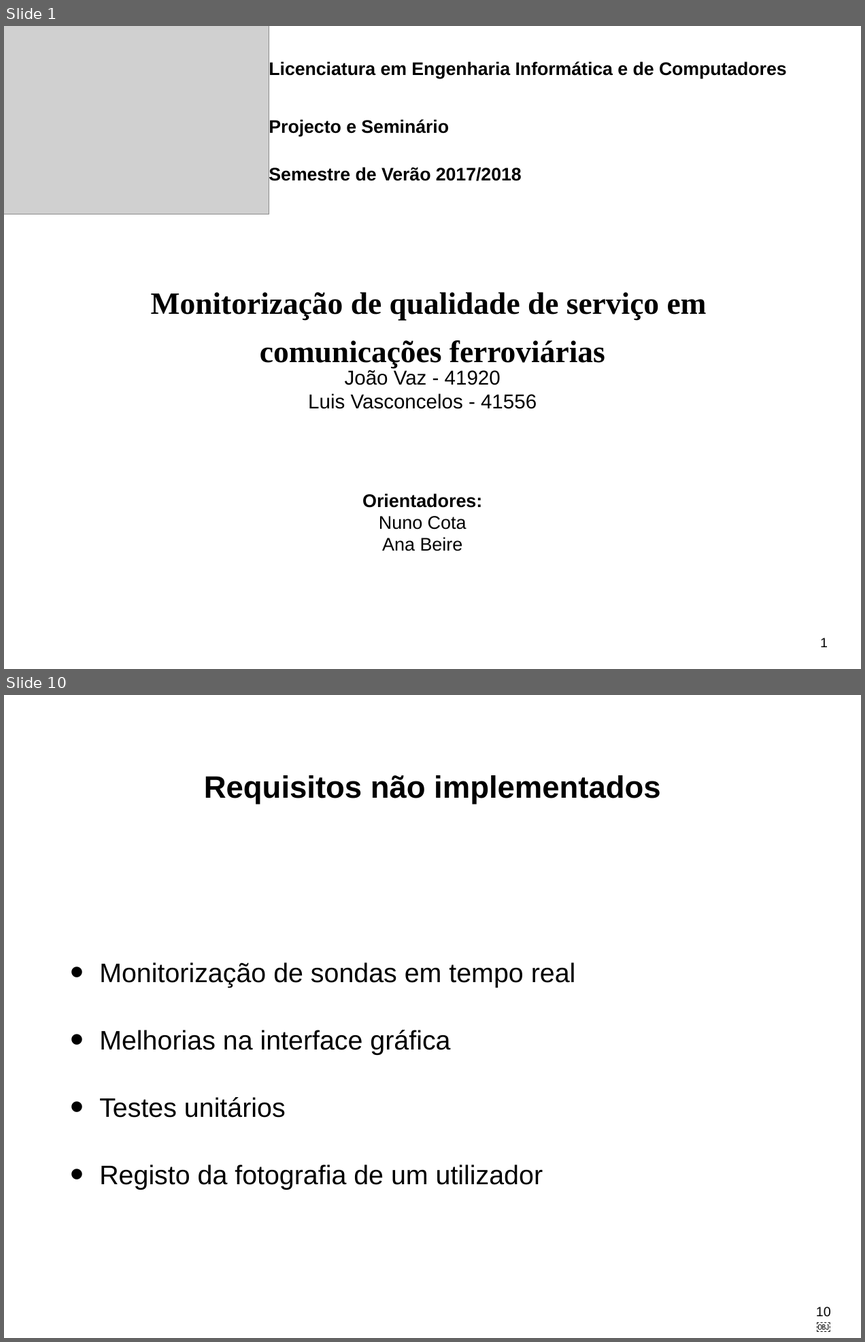
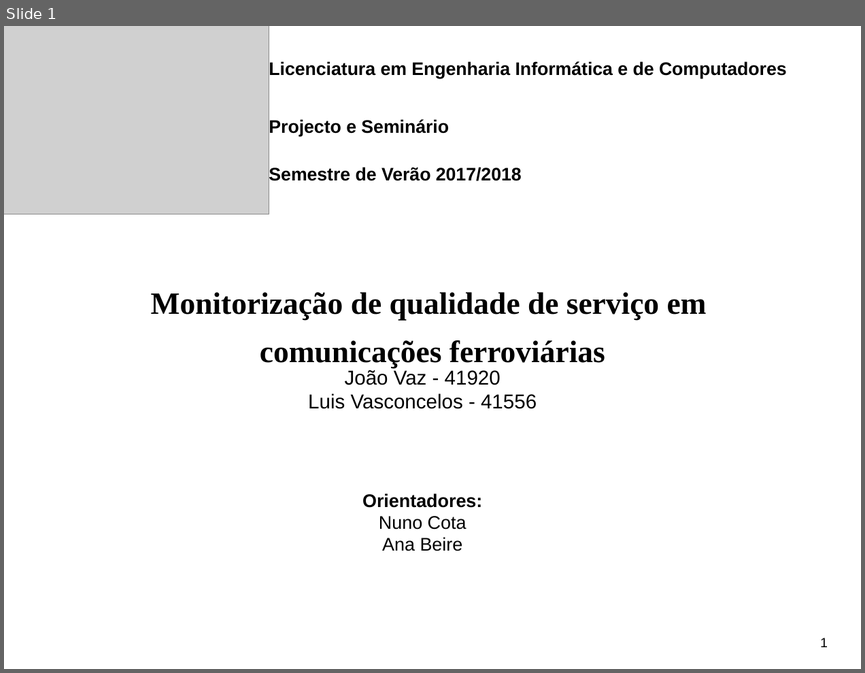
Before and after one commit to LikaV1996/ProjectoFinaldeCurso, a slide deck: AppFinalDeProjecto.pptx. Shown one above the other, each under a label of ours: slides 1 and 10 before the commit, slide 1 after it; the slides between them are not shown. The pictures are 865x1342 and 865x673 pixels, drawn with LibreOffice and Linux fonts; fonts in the diff are those of the drawing; grey boxes stand for pictures. Boxes give left, top, right and bottom in pixels: in the first picture for what was removed or moved away, otherwise in the second. Text is boxed around its words. In the diff, an @@ line names an element or a change of style, - is before the commit and + after.

```diff
--- a/AppFinalDeProjecto.pptx
+++ b/AppFinalDeProjecto.pptx
@@ slide 10 removed at (4, 695, 861, 1338), background #FFFFFF @@
@@ title removed at (204, 775, 660, 804) @@
-Requisitos não implementados
@@ text removed at (99, 962, 576, 1189) @@
-• Monitorização de sondas em tempo real
-• Melhorias na interface gráfica
-• Testes unitários
-• Registo da fotografia de um utilizador
@@ page number removed at (816, 1306, 831, 1317) @@
-10￼
```
Also in this commit, not shown: 7 slides changed, 9 slides added, 3 other slides removed, 4 other files.
